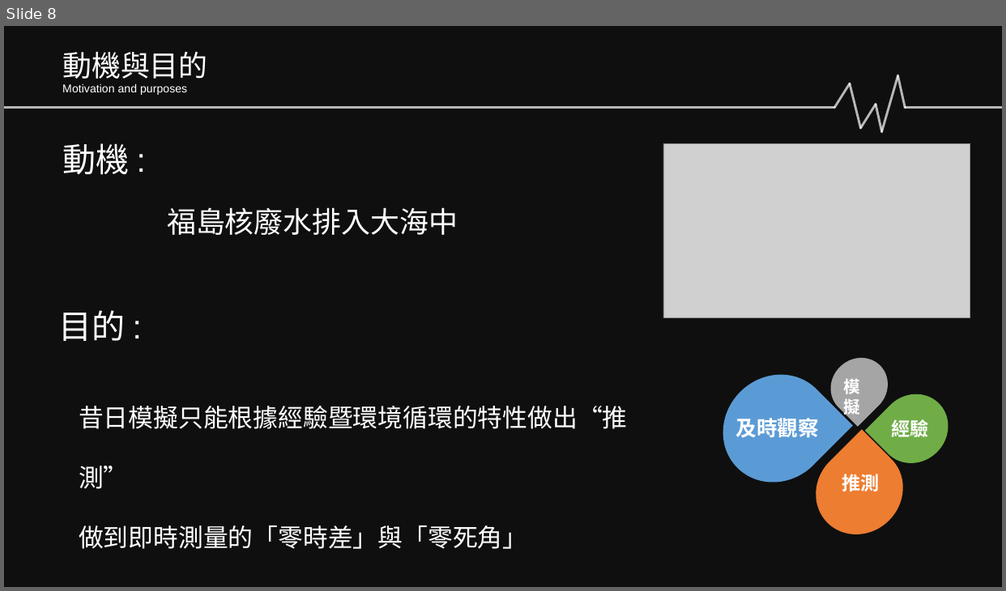
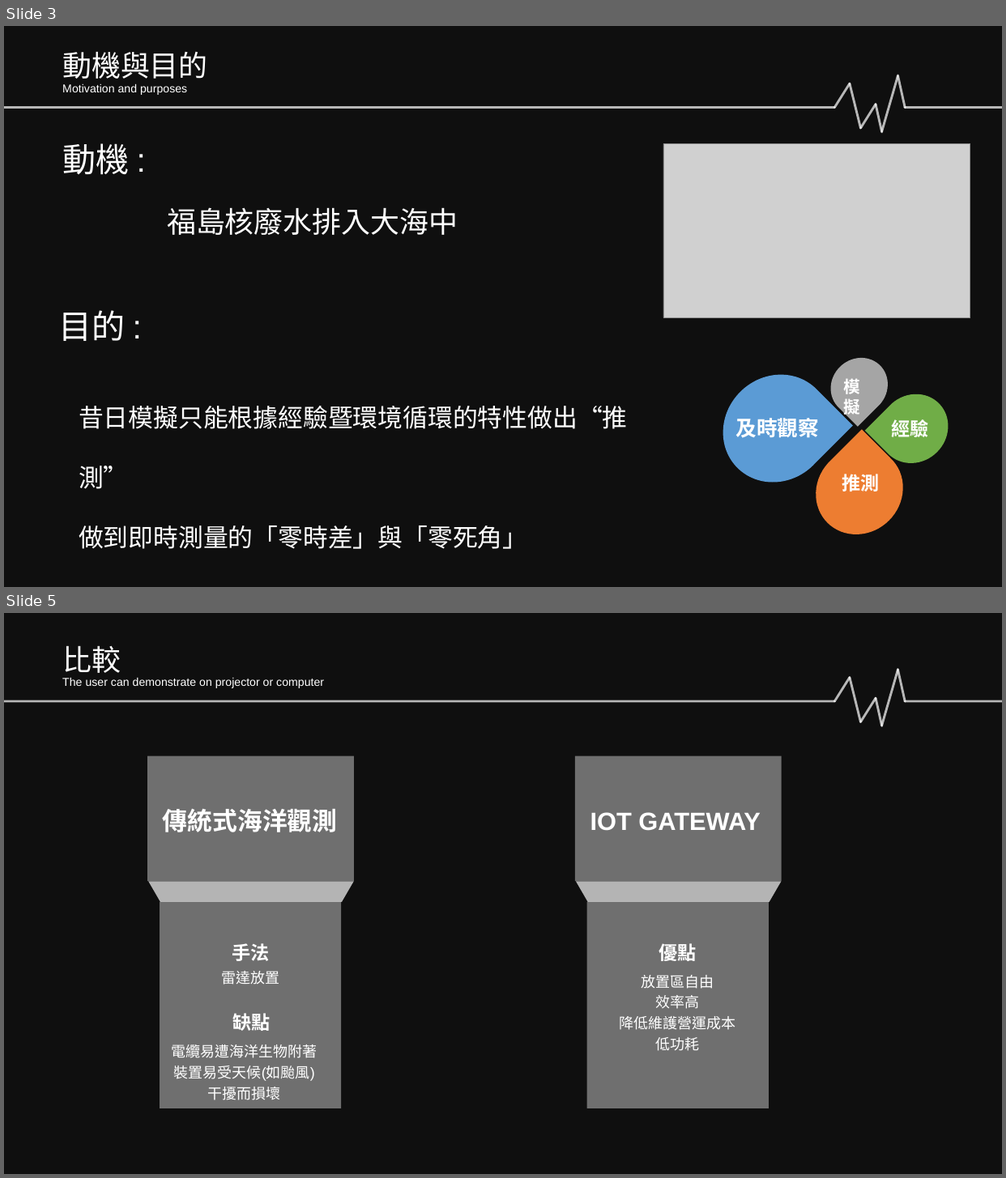
Before and after one commit to Sikako/hackthon, a slide deck: bigdata.pptx. Shown one above the other, each under a label of ours: slide 8 before the commit, slides 3 and 5 after it; the slides between them are not shown. The pictures are 1006x591 and 1006x1178 pixels, drawn with LibreOffice and Linux fonts; fonts in the diff are those of the drawing; grey boxes stand for pictures; background and template pictures are left out; a plain dark background stands for a picture behind light text. Boxes give left, top, right and bottom in pixels: in the first picture for what was removed or moved away, otherwise in the second. Text is boxed around its words. In the diff, an @@ line names an element or a change of style, - is before the commit and + after.

Commit message:
IOT優缺點

```diff
--- a/bigdata.pptx
+++ b/bigdata.pptx
@@ slide 5 added at (4,613,1002,1174), background picture (left out); not listed: 1 template element that a slide beside it also shows @@
@@ text added at (62,645,121,678), 28 pt, text #FFFFFF @@
+比較
@@ text added at (62,677,324,688), 11 pt, text #FFFFFF @@
+The user can demonstrate on projector or computer
@@ group added at (4,669,1002,726): 8 lines @@
@@ group added at (147,756,355,1109): 3 texts, 2 rectangles, 1 freeform shape @@
+傳統式海洋觀測
+雷達放置
+手法
@@ group added at (575,756,782,1109): 3 texts, 2 rectangles, 1 freeform shape @@
+IOT GATEWAY
+放置區自由
+效率高
+降低維護營運成本
+低功耗
+優點
@@ text added at (232,1013,270,1031), 18 pt, text #FFFFFF, bold @@
+缺點
@@ text added at (172,1045,317,1101), 14 pt, text #FFFFFF @@
+電纜易遭海洋生物附著
+裝置易受天候(如颱風)干擾而損壞
@@ what was slide 8 is now slide 3 @@
```
Also in this commit, not shown: 3 slides changed, 4 other slides added, 3 slides removed.
